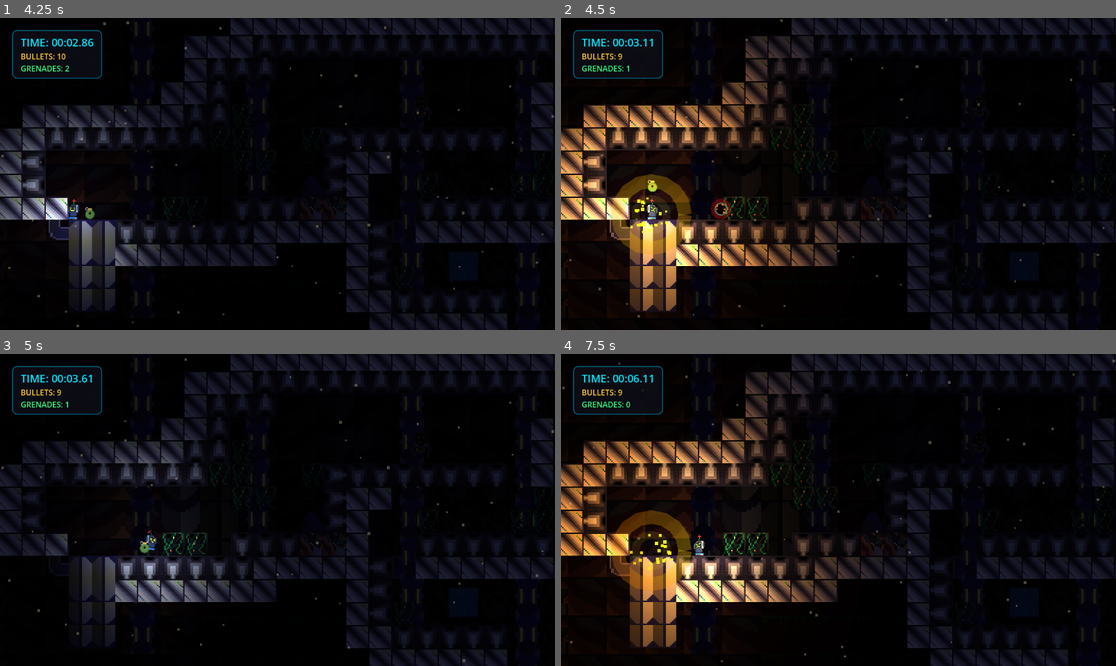
Above: before the commit, frames 1-4 (two rows, left to right).
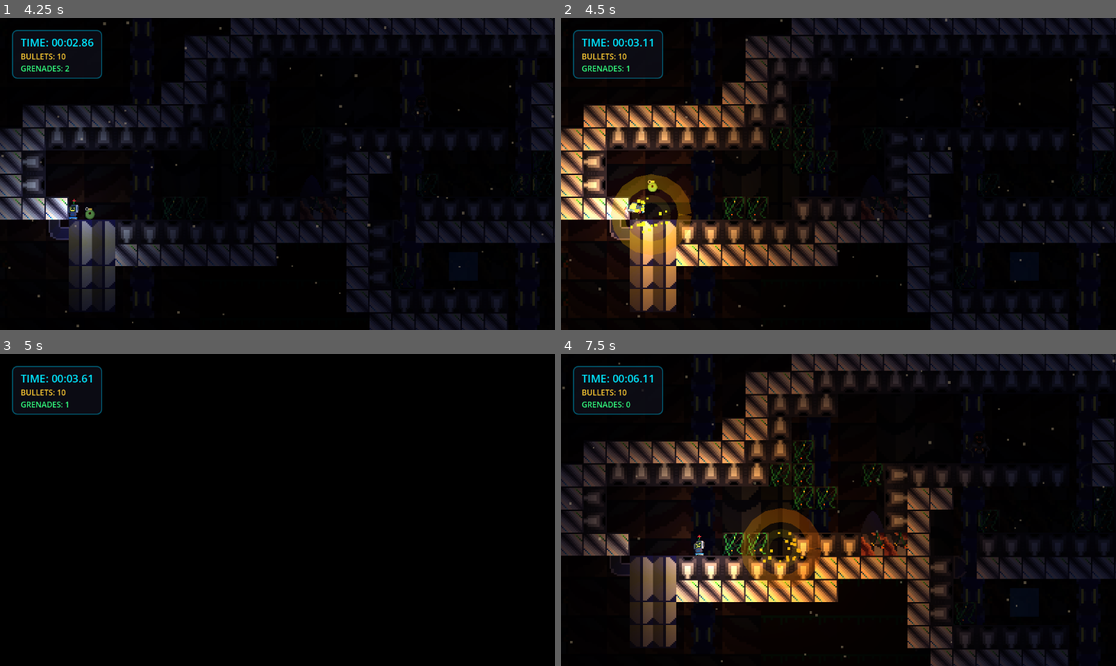
Above: after the commit, the same moments.

Repository: rafiathallah3/Reverse-Poppy
Game: Godot game, scene res://scene/StartMenu.tscn
The game is run twice, just before and just after one commit, with the same random seed, the same clock (stepped at 60 frames per second) and the same inputs. Sound files missing from this copy of the repository are replaced by a short silence.
Inputs (mouse positions are in pixels of both pictures, inside the frame that each line leads up to):
- Up to frame 1 (4.25 s): click "PLAY" at 0.5 s; tap Enter at 1.25 s; move the mouse to (399, 158) at 1.27 s; hold D (move_right) 1.28-2 s; tap Y (interact) at 1.35, 2.85 s; click (399, 158) at 1.42 s; tap Space (jump) at 1.52 s; drag from (166, 189) to (44, 49) at 2.02 s; move the mouse to (333, 105) at 2.77 s; hold A (move_left) 2.78-3.5 s; hold F (grenade) 2.78-3.5 s; drag from (249, 236) to (416, 108) at 3.52 s
- Up to frame 2 (4.5 s): move the mouse to (1005, 220) at 4.27 s; hold D (move_right) from 4.28 s (still down); hold F (grenade) from 4.28 s (still down); tap Enter at 4.35 s
- Up to frame 3 (5 s): keep holding D (move_right); keep holding F (grenade); tap Space (jump) at 4.52 s
- Up to frame 4 (7.5 s): release D (move_right) at 5 s; release F (grenade) at 5 s; drag from (672, 463) to (982, 444) at 5.02 s; move the mouse to (866, 510) at 5.77 s; hold D (move_right) 5.78-6.5 s; hold F (grenade) 5.78-6.5 s; click (866, 510) at 5.92 s; drag from (755, 432) to (1027, 603) at 6.52 s; move the mouse to (960, 494) at 7.27 s; hold A (move_left) from 7.28 s (still down); hold F (grenade) from 7.28 s (still down); tap Y (interact) at 7.35 s

Frame 1 is identical in both runs. In frame 2, 1.1% of the frame differs, in the area x 0-32%, y 11-79%; in frame 3, 20%, in the area x 0-100%, y 0-100%; in frame 4, 20%.

Commit message:
Fixed Revive + Grenade kills you + Destroy Destructable

Diff:
--- /dev/null
+++ b/prefab/destructible_box.tscn
@@ -0,0 +1,20 @@
+[gd_scene format=3 uid="uid://cmbsdxjvlxbat"]
+
+[ext_resource type="Texture2D" uid="uid://t8jxc10l4ep5" path="res://assets/WhatsApp Image 2026-03-17 at 12.36.07.jpeg" id="1_jws28"]
+[ext_resource type="Script" uid="uid://dva66b8oiibyy" path="res://scripts/DestructibleBox.gd" id="2_5w0qy"]
+
+[sub_resource type="RectangleShape2D" id="RectangleShape2D_fhsrn"]
+size = Vector2(145, 208)
+
+[node name="DestructibleBox" type="StaticBody2D" unique_id=1973914487]
+position = Vector2(-2890, 47)
+script = ExtResource("2_5w0qy")
+
+[node name="Sprite2D" type="Sprite2D" parent="." unique_id=144936943]
+position = Vector2(78.25, 107.00001)
+scale = Vector2(0.14013669, 0.1380208)
+texture = ExtResource("1_jws28")
+
+[node name="CollisionShape2D" type="CollisionShape2D" parent="." unique_id=1863147840]
+position = Vector2(77.5, 107)
+shape = SubResource("RectangleShape2D_fhsrn")
--- /dev/null
+++ b/scripts/DestructibleBox.gd
@@ -0,0 +1,26 @@
+extends StaticBody2D
+
+func _ready() -> void:
+	add_to_group("destructible")
+
+func take_explosion_damage() -> void:
+	_spawn_break_effect()
+	queue_free()
+
+func _spawn_break_effect() -> void:
+	var particles = CPUParticles2D.new()
+	get_parent().add_child(particles)
+	particles.global_position = global_position
+	particles.amount = 12
+	particles.explosiveness = 1.0
+	particles.one_shot = true
+	particles.spread = 180.0
+	particles.gravity = Vector2(0, 200)
+	particles.initial_velocity_min = 80.0
+	particles.initial_velocity_max = 160.0
+	particles.scale_amount_min = 3.0
+	particles.scale_amount_max = 6.0
+	particles.color = Color(0.8, 0.5, 0.2, 1.0)
+	particles.emitting = true
+	await get_tree().create_timer(1.5).timeout
+	particles.queue_free()
--- a/scripts/grenade.gd
+++ b/scripts/grenade.gd
@@ -13,39 +13,33 @@
 var my_collision_shape: CollisionShape2D
 var shapecast: ShapeCast2D
 
-
 # Time Rewind variables
 var is_paused: bool = false
 var history: Array = []
-var max_history_duration: float = 5.0 # Match the 5 sec history slider
+var max_history_duration: float = 5.0
 var current_recording_time: float = 0.0
 
 # Visual animation state
 var led_on: bool = false
 var led_timer: float = 0.0
 var is_exploded: bool = false
-var explosion_real_time: float = -1.0 # The recording time when it exploded
+var explosion_real_time: float = -1.0
 
 func _ready() -> void:
-	# Add to groups for collision and time reversal
 	add_to_group("grenades")
 	add_to_group("rewindable_objects")
 
-	# Set up a circle collision shape for the grenade physical size
 	my_collision_shape = CollisionShape2D.new()
 	var shape = CircleShape2D.new()
 	shape.radius = 10.0
 	my_collision_shape.shape = shape
 	add_child(my_collision_shape)
 
-
-	# Connect collision signals
 	body_entered.connect(_on_body_entered)
 
-	# Set up shapecast for wall/floor collision normal detection
 	shapecast = ShapeCast2D.new()
 	var cast_shape = CircleShape2D.new()
-	cast_shape.radius = 8.0 # Slightly smaller to prevent ghost collisions
+	cast_shape.radius = 8.0
 	shapecast.shape = cast_shape
 	shapecast.exclude_parent = true
 	add_child(shapecast)
@@ -54,17 +48,10 @@
 	if is_exploded:
 		return
 
-	# Draw olive green body
 	draw_circle(Vector2.ZERO, 10.0, Color(0.2, 0.35, 0.15, 1.0))
-	draw_circle(Vector2.ZERO, 8.0, Color(0.28, 0.45, 0.22, 1.0)) # Inside highlight
-
-	# Draw bronze cap
+	draw_circle(Vector2.ZERO, 8.0, Color(0.28, 0.45, 0.22, 1.0))
 	draw_rect(Rect2(-4, -13, 8, 4), Color(0.65, 0.55, 0.2, 1.0))
-
-	# Draw small metallic pin ring
 	draw_arc(Vector2(-6, -11), 3.0, 0.0, TAU, 8, Color(0.5, 0.5, 0.5, 1.0), 1.5)
-
-	# Draw blinking LED
 	var led_color = Color(1.0, 0.1, 0.1, 1.0) if led_on else Color(0.1, 0.0, 0.0, 1.0)
 	draw_circle(Vector2(0, -2), 2.5, led_color)
 
@@ -74,16 +61,13 @@
 		set_physics_process(false)
 		return
 
-	# If already exploded, we pause physics processing and wait for time scrubbing
 	if is_exploded:
 		set_physics_process(false)
 		return
 
-	# Apply physics
 	velocity.y += grenade_gravity * delta
 	position += velocity * delta
 
-	# LED Blinking calculation (flashes faster as it nears 0)
 	led_timer += delta
 	var blink_rate = 0.25 if time_remaining > 0.8 else (0.12 if time_remaining > 0.4 else 0.05)
 	if led_timer >= blink_rate:
@@ -91,13 +75,11 @@
 		led_on = !led_on
 		queue_redraw()
 
-	# Fuse countdown
 	time_remaining -= delta
 	if time_remaining <= 0.0:
 		explode()
 		return
 
-	# Update recording parameters
 	current_recording_time += delta
 	_record_history()
 
@@ -114,47 +96,43 @@
 		"visible": visible
 	})
 
-
 func _on_body_entered(body: Node2D) -> void:
 	if is_exploded:
 		return
 
-	# --- NEW CATCH MECHANIC ---
+	# ── PLAYER ──────────────────────────────────────────────────────────────
 	if body.name.contains("Player"):
-		# Safely check if the global Scene Transition manager exists
 		var st = get_node_or_null("/root/SceneTransition")
-
-		# If we are currently in the Time Reverse phase...
 		if st and st.is_reversing:
-			# Give the grenade back to the player
+			# Time Reverse phase: catch the grenade and return it
 			if "grenades" in body:
 				body.grenades += 1
-
-				# Prevent the player from hoarding more than their max limit!
 				if "max_grenades" in body and body.grenades > body.max_grenades:
 					body.grenades = body.max_grenades
-
-			# Delete the grenade from the world (it has been caught)
 			queue_free()
-
-		# Whether caught or not, the grenade should not bounce off the player
-		return
-
-	# Explode immediately on contact with enemies
+		# else: do nothing — grenade passes through the player.
+		#       Damage is handled purely by blast radius in explode().
+		return
+
+	# ── DESTRUCTIBLE BOXES ───────────────────────────────────────────────────
+	if body.is_in_group("destructible"):
+		explode()
+		return
+
+	# ── ENEMIES ──────────────────────────────────────────────────────────────
 	if body.is_in_group("enemies"):
 		explode()
 		return
 
-	# Ignore bullets and other grenades
+	# ── IGNORE OTHER PROJECTILES ─────────────────────────────────────────────
 	if body.is_in_group("bullets") or body.is_in_group("grenades"):
 		return
 
-	# Bounce off of solid environment tiles / platforms
-	var normal = Vector2.UP # Fallback
+	# ── BOUNCE OFF EVERYTHING ELSE (walls, floors, platforms) ────────────────
+	var normal = Vector2.UP
 	var found_collision = false
 
 	if shapecast:
-		# Sweep slightly along the velocity direction to detect normal
 		if velocity.length_squared() > 0.01:
 			shapecast.target_position = velocity.normalized() * 5.0
 		else:
@@ -165,29 +143,25 @@
 			var collider = shapecast.get_collider(i)
 			if is_instance_valid(collider):
 				if collider.name.contains("Player") or collider.is_in_group("bullets") or collider.is_in_group("grenades"):
-					continue # Filter out player/bullets/grenades
+					continue
 				normal = shapecast.get_collision_normal(i)
 				found_collision = true
 				break
 
 	if found_collision:
 		velocity = velocity.bounce(normal)
-		# Apply correct damping based on collision surface
-		if abs(normal.y) > 0.5: # Floor or ceiling
+		if abs(normal.y) > 0.5:
 			velocity.y *= bounce_damping
 			velocity.x *= friction_damping
 			if abs(velocity.y) < 60.0:
 				velocity.y = 0.0
-		else: # Walls
+		else:
 			velocity.x *= bounce_damping
 			velocity.y *= friction_damping
 			if abs(velocity.x) < 60.0:
 				velocity.x = 0.0
-
-		# Push out of wall along the normal to prevent clipping
 		position += normal * 2.0
 	else:
-		# Fallback to simple Y-axis bounce
 		velocity.y = -velocity.y * bounce_damping
 		velocity.x = velocity.x * friction_damping
 		if abs(velocity.y) < 60.0:
@@ -202,59 +176,64 @@
 	var st = get_node_or_null("/root/SceneTransition")
 	explosion_real_time = st.elapsed_time if st else current_recording_time
 
-	# Record the exploded state in history immediately
 	_record_history()
 
-	# Hide visual representation
 	visible = false
 	queue_redraw()
 
-	# Disable shape collision so it doesn't trigger collisions anymore
 	if my_collision_shape:
 		my_collision_shape.set_deferred("disabled", true)
 
-
-	# Spawn beautiful custom visual blast shockwaves & fire debris particles
 	_spawn_blast_particles()
-
-	# Apply dynamic screen shake to any camera in the viewport
 	_apply_screen_shake()
 
-	# Detect enemies in range and deal damage
-	var enemies = get_tree().get_nodes_in_group("enemies")
-	for enemy in enemies:
+	# ── ENEMIES in radius ────────────────────────────────────────────────────
+	for enemy in get_tree().get_nodes_in_group("enemies"):
 		if is_instance_valid(enemy):
-			var dist = global_position.distance_to(enemy.global_position)
-			if dist <= explosion_radius:
+			if global_position.distance_to(enemy.global_position) <= explosion_radius:
 				if enemy.has_method("take_damage"):
 					enemy.take_damage(1)
 
+	# ── PLAYER in radius ─────────────────────────────────────────────────────
+	var current_scene = get_tree().current_scene
+	if current_scene:
+		var player = current_scene.get_node_or_null("Player")
+		if not player:
+			player = current_scene.get_node_or_null("Player (Testing)")
+		if player and is_instance_valid(player):
+			if global_position.distance_to(player.global_position) <= explosion_radius:
+				if player.has_method("die"):
+					player.die()
+
+	# ── DESTRUCTIBLE BOXES in radius ─────────────────────────────────────────
+	for box in get_tree().get_nodes_in_group("destructible"):
+		if is_instance_valid(box):
+			if global_position.distance_to(box.global_position) <= explosion_radius:
+				if box.has_method("take_explosion_damage"):
+					box.take_explosion_damage()
+
 func _spawn_blast_particles() -> void:
-	# Main explosion center node
 	var effect = Node2D.new()
 	get_parent().add_child(effect)
 	effect.global_position = global_position
 
-	# 1. Shockwave line ring
 	var shockwave = Line2D.new()
 	shockwave.points = _get_circle_points(20.0)
 	shockwave.width = 8.0
-	shockwave.default_color = Color(1.0, 0.45, 0.0, 0.95) # Glowing vibrant orange
+	shockwave.default_color = Color(1.0, 0.45, 0.0, 0.95)
 	effect.add_child(shockwave)
 
-	# 2. Inner flame core ring
 	var core_ring = Line2D.new()
 	core_ring.points = _get_circle_points(10.0)
 	core_ring.width = 5.0
-	core_ring.default_color = Color(1.0, 0.95, 0.2, 1.0) # White-yellow hot core
+	core_ring.default_color = Color(1.0, 0.95, 0.2, 1.0)
 	effect.add_child(core_ring)
 
-	# 3. Burst particles (flying debris sparks)
 	var particles = CPUParticles2D.new()
 	particles.amount = 22
 	particles.explosiveness = 0.95
 	particles.spread = 180.0
-	particles.gravity = Vector2(0, 180) # Slight falling gravity
+	particles.gravity = Vector2(0, 180)
 	particles.initial_velocity_min = 90.0
 	particles.initial_velocity_max = 220.0
 	particles.scale_amount_min = 4.0
@@ -263,14 +242,12 @@
 	effect.add_child(particles)
 	particles.emitting = true
 
-	# 4. Big bright explosion light flash!
 	var light = PointLight2D.new()
 	light.name = "ExplosionLight"
-	light.color = Color(1.0, 0.55, 0.1, 1.0) # Bright fiery orange
-	light.energy = 4.5 # High initial energy for blinding flash
-	light.texture_scale = 1.0 # Will scale up dynamically
-
-	# Radial gradient texture
+	light.color = Color(1.0, 0.55, 0.1, 1.0)
+	light.energy = 4.5
+	light.texture_scale = 1.0
+
 	var grad = Gradient.new()
 	grad.offsets = PackedFloat32Array([0.0, 1.0])
 	grad.colors = PackedColorArray([Color(1.0, 1.0, 1.0, 1.0), Color(0.0, 0.0, 0.0, 0.0)])
@@ -286,7 +263,6 @@
 	light.texture = grad_tex
 	effect.add_child(light)
 
-	# Animate rings & dynamic light using Tweens
 	var tween = effect.create_tween()
 	tween.tween_property(shockwave, "scale", Vector2(4.5, 4.5), 0.28)
 	tween.parallel().tween_property(shockwave, "default_color:a", 0.0, 0.28)
@@ -301,29 +277,26 @@
 	get_parent().add_child(effect)
 	effect.global_position = global_position
 
-	# 1. Shockwave line ring
 	var shockwave = Line2D.new()
 	shockwave.points = _get_circle_points(20.0)
 	shockwave.width = 8.0
-	shockwave.default_color = Color(1.0, 0.45, 0.0, 0.0) # Start faded out
-	shockwave.scale = Vector2(4.5, 4.5) # Start expanded
+	shockwave.default_color = Color(1.0, 0.45, 0.0, 0.0)
+	shockwave.scale = Vector2(4.5, 4.5)
 	effect.add_child(shockwave)
 
-	# 2. Inner flame core ring
 	var core_ring = Line2D.new()
 	core_ring.points = _get_circle_points(10.0)
 	core_ring.width = 5.0
-	core_ring.default_color = Color(1.0, 0.95, 0.2, 0.0) # Start faded out
-	core_ring.scale = Vector2(3.5, 3.5) # Start expanded
+	core_ring.default_color = Color(1.0, 0.95, 0.2, 0.0)
+	core_ring.scale = Vector2(3.5, 3.5)
 	effect.add_child(core_ring)
 
-	# 3. Burst particles (flying inward debris sparks)
 	var particles = CPUParticles2D.new()
 	particles.amount = 22
 	particles.explosiveness = 0.95
 	particles.spread = 180.0
-	particles.gravity = Vector2(0, -180) # Reversed gravity
-	particles.initial_velocity_min = -220.0 # Fly inwards!
+	particles.gravity = Vector2(0, -180)
+	particles.initial_velocity_min = -220.0
 	particles.initial_velocity_max = -90.0
 	particles.scale_amount_min = 4.0
 	particles.scale_amount_max = 7.0
@@ -331,12 +304,11 @@
 	effect.add_child(particles)
 	particles.emitting = true
 
-	# 4. Light flash rising!
 	var light = PointLight2D.new()
 	light.name = "ExplosionLight"
 	light.color = Color(1.0, 0.55, 0.1, 1.0)
-	light.energy = 0.0 # Start off
-	light.texture_scale = 10.0 # Start large
+	light.energy = 0.0
+	light.texture_scale = 10.0
 
 	var grad = Gradient.new()
 	grad.offsets = PackedFloat32Array([0.0, 1.0])
@@ -371,21 +343,16 @@
 	return points
 
 func _apply_screen_shake() -> void:
-	# Search for any active Camera2D in the active viewport
 	var camera = get_viewport().get_camera_2d()
 	if camera:
 		var original_offset = camera.offset
 		var shake_tween = camera.create_tween()
-
-		# Rapid, organic screen shake offsets
 		for i in range(5):
 			var rand_offset = Vector2(randf_range(-12, 12), randf_range(-12, 12))
 			shake_tween.tween_property(camera, "offset", rand_offset, 0.03)
-
-		# Return back to normal camera offset
 		shake_tween.tween_property(camera, "offset", original_offset, 0.05)
 
-# --- TIME REWIND IMPLEMENTATION ---
+# --- TIME REWIND ---
 
 func set_paused(paused: bool) -> void:
 	is_paused = paused
@@ -406,7 +373,6 @@
 			min_diff = diff
 			closest_entry = entry
 
-	# Restore all states
 	position = closest_entry["pos"]
 	velocity = closest_entry["vel"]
 	time_remaining = closest_entry["time_rem"]
@@ -414,16 +380,12 @@
 	explosion_real_time = closest_entry["exp_time"]
 	visible = closest_entry["visible"]
 
-	# Safely re-enable or disable the collision shape
 	if my_collision_shape:
 		my_collision_shape.disabled = is_exploded
 
-	# Trigger transition effects based on scrubbing direction crossing the threshold
 	if was_exploded_before and not is_exploded:
-		# Scrubbed backward across explosion threshold: trigger implode!
 		_spawn_implode_particles()
 	elif not was_exploded_before and is_exploded:
-		# Scrubbed forward across explosion threshold: trigger explode!
 		_spawn_blast_particles()
 
 	queue_redraw()
Not shown: 1 places in scene/level2.tscn that only renumber resources
Not shown, added: scripts/DestructibleBox.gd.uid
